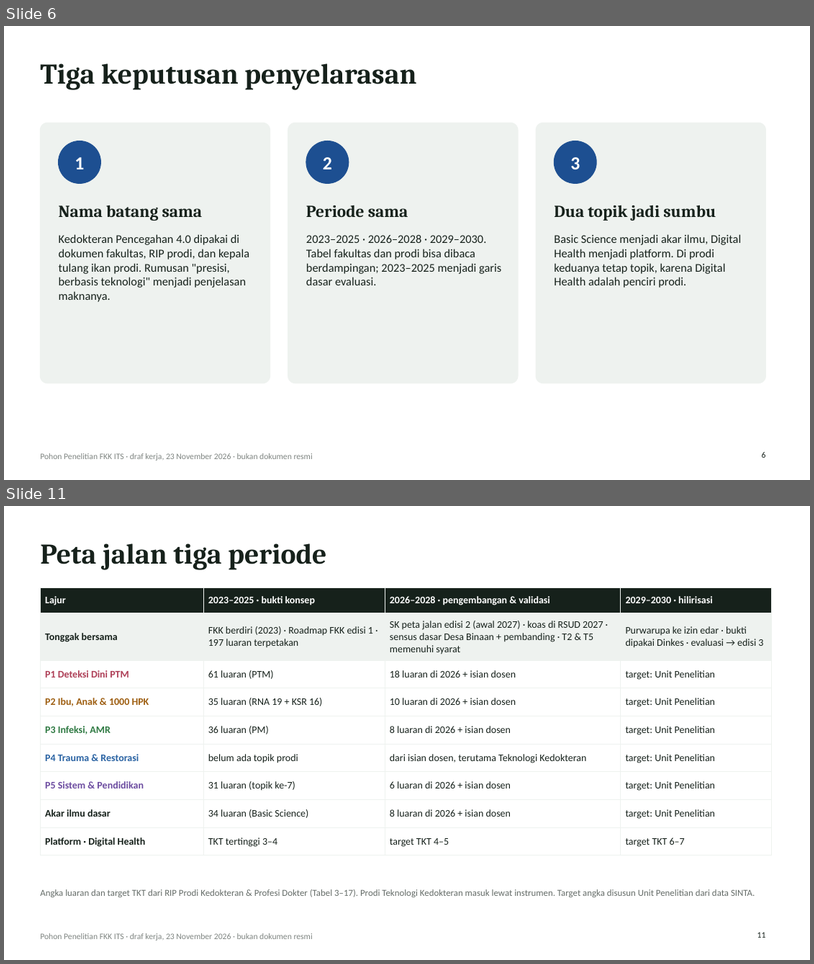
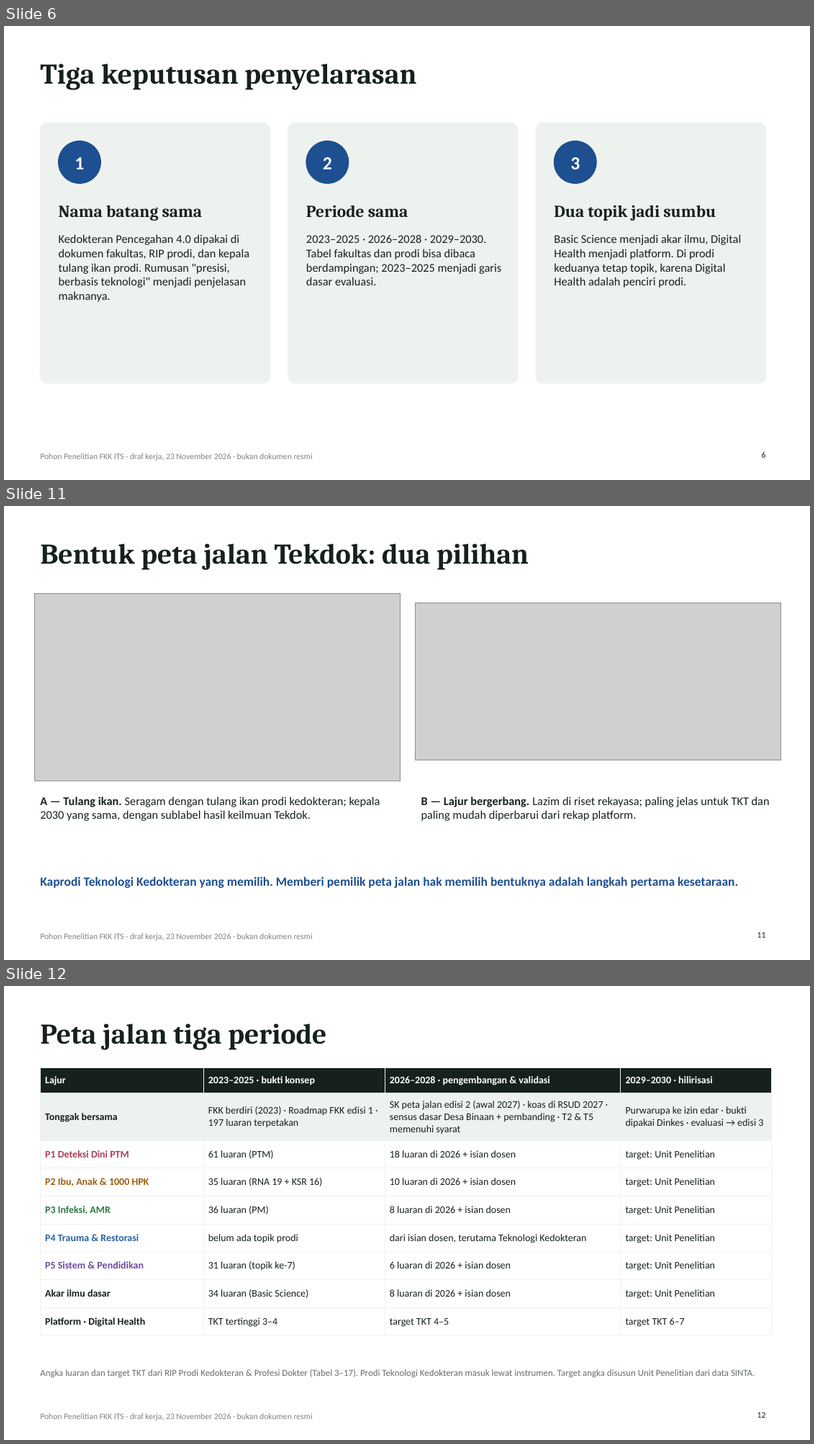
Before and after one commit to anakwirayuda-eng/desa-binaan-dashboard, a slide deck: output/PAPARAN_POHON_PENELITIAN_FKK_ITS.pptx. Shown one above the other, each under a label of ours: slides 6 and 11 before the commit, slides 6, 11 and 12 after it; the slides between them are not shown. The pictures are 814x964 and 814x1444 pixels, drawn with LibreOffice and Linux fonts; fonts in the diff are those of the drawing; grey boxes stand for pictures. Boxes give left, top, right and bottom in pixels: in the first picture for what was removed or moved away, otherwise in the second. Text is boxed around its words. In the diff, an @@ line names an element or a change of style, - is before the commit and + after.

```diff
--- a/output/PAPARAN_POHON_PENELITIAN_FKK_ITS.pptx
+++ b/output/PAPARAN_POHON_PENELITIAN_FKK_ITS.pptx
@@ slide 11 added at box(4, 506, 810, 960), background #FFFFFF; not listed: 1 template element that a slide beside it also shows @@
@@ title added at box(40, 543, 529, 570), 34 pt, text #16211B, bold @@
+Bentuk peta jalan Tekdok: dua pilihan
@@ picture added at box(34, 594, 400, 780) @@
@@ picture added at box(415, 602, 782, 759) @@
@@ text added at box(40, 796, 381, 821), 14 pt, text #16211B @@
+A — Tulang ikan. Seragam dengan tulang ikan prodi kedokteran; kepala 2030 yang sama, dengan sublabel hasil keilmuan Tekdok.
@@ text added at box(422, 796, 770, 821), 14 pt, text #16211B @@
+B — Lajur bergerbang. Lazim di riset rekayasa; paling jelas untuk TKT dan paling mudah diperbarui dari rekap platform.
@@ text added at box(40, 876, 738, 888), 15 pt, text #1D4F91, bold @@
+Kaprodi Teknologi Kedokteran yang memilih. Memberi pemilik peta jalan hak memilih bentuknya adalah langkah pertama kesetaraan.
@@ page number added at box(758, 932, 766, 937), 10 pt, text #16211B @@
+11
@@ what was slide 11 is now slide 12 @@
@@ page number at box(758, 1412, 766, 1417): text changed @@
-11
+12
```
Also in this commit, not shown: 6 slides changed, 4 other slides added, 1 slide removed, 16 other files.
